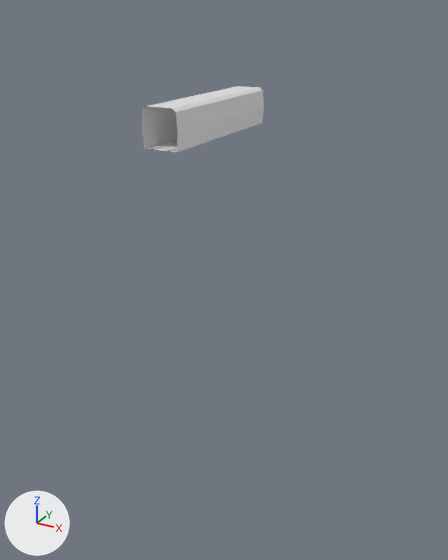
The Blender file assets/models/building_blocks/long_hallway.blend: old version first, new version second.
Rendered twice from a 50 mm lens placed at (36.5, -62.8, 11.8), pointed at (-0.1, 3.8, -21.5). Arrows for +X, +Y and +Z are at lower left; the lights stay in place. The picture after the commit comes second.

Script lines for the objects in view, before the commit:
```python
me_mesh = bpy.data.meshes.new('mesh')
me_mesh.from_pydata(...)  # 36 vertices, 18 faces; spans x -2.2..2.2, y -10.0..10.0, z -1.7..2.6
me_mesh.materials.append(mat_material)  # white #e7e7e7
ob_mesh = bpy.data.objects.new('mesh', me_mesh)
ob_mesh.location = (0.0, 0.0, 0.0)
```
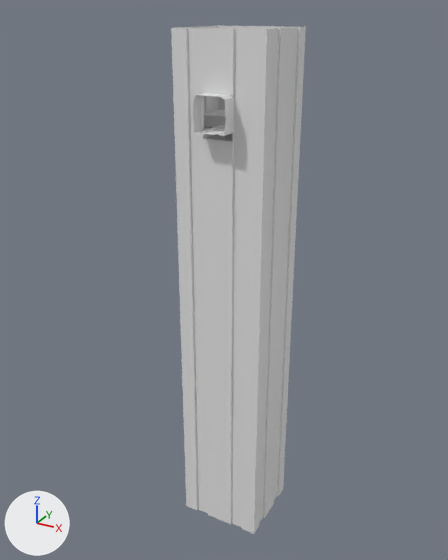
Changed parts and their boxes [x1, y1, x2, y2] in the pictures (448 x 560 px):
'mesh.001', added
    after: [171, 25, 306, 534]
'mesh', reshaped
    before: [142, 86, 264, 152]
    after: [193, 93, 234, 142]
'Cube', added
    after: [204, 109, 226, 130]
part 1 of me_mesh, deleted
    before: [142, 86, 264, 152]
part 2 of me_mesh, added
    after: [193, 93, 234, 142]

The change in detail:
me_mesh is used by ob_mesh; location (0.0, 0.0, 0.0).
me_mesh had 36 vertices, 18 faces and spanned x -2.2..2.2, y -10.0..10.0, z -1.7..2.6.
me_mesh now has 105 vertices, 88 faces and spans x -2.2..2.2, y 0.0..6.0, z -2.7..2.6.
me_mesh part 1: the whole mesh is rebuilt.
Part 2, on me_mesh:
60 vertices are added at x -2.2..2.2, y 0.0..6.0, z -2.7..2.6.
27 new vertices lie (0.8, 0.0, 0.0) away from vertices in x -2.0..1.2, y 0.0..6.0, z -2.7..-1.5.
11 new vertices lie (0.8, 0.0, 0.0) away from vertices in x 0.0, y 0.0..6.0, z -2.7..-1.5.
7 new vertices lie (0.0, 2.0, 0.0) away from vertices in x -2.2..2.2, y 0.0, z 0.3..2.6.
88 new faces join them.
Mesh me_cube is new.
It has 36 vertices, 32 faces and spans x -2.94..2.77, y -2.87..2.13, z -1.0..3.21.
Mesh me_mesh_001 is new.
It has 198 vertices, 157 faces and spans x -6.1..6.1, y 2.0..13.0, z -61.9..9.6.
It uses material mat_material (white #e7e7e7).
Object 'Cube' (ob_cube) is new; it shows me_cube.
Its location is (-3.0, 10.2, -4.0).
Object 'mesh.001' (ob_mesh_001) is new; it shows me_mesh_001.
Its location is (0.0, 0.0, 0.0).
